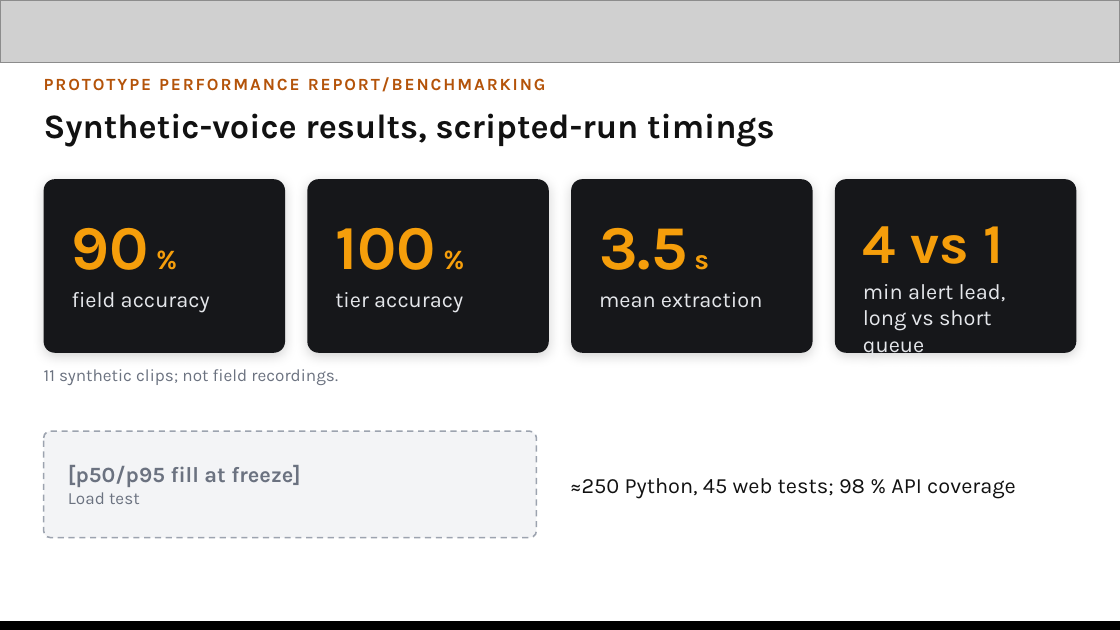
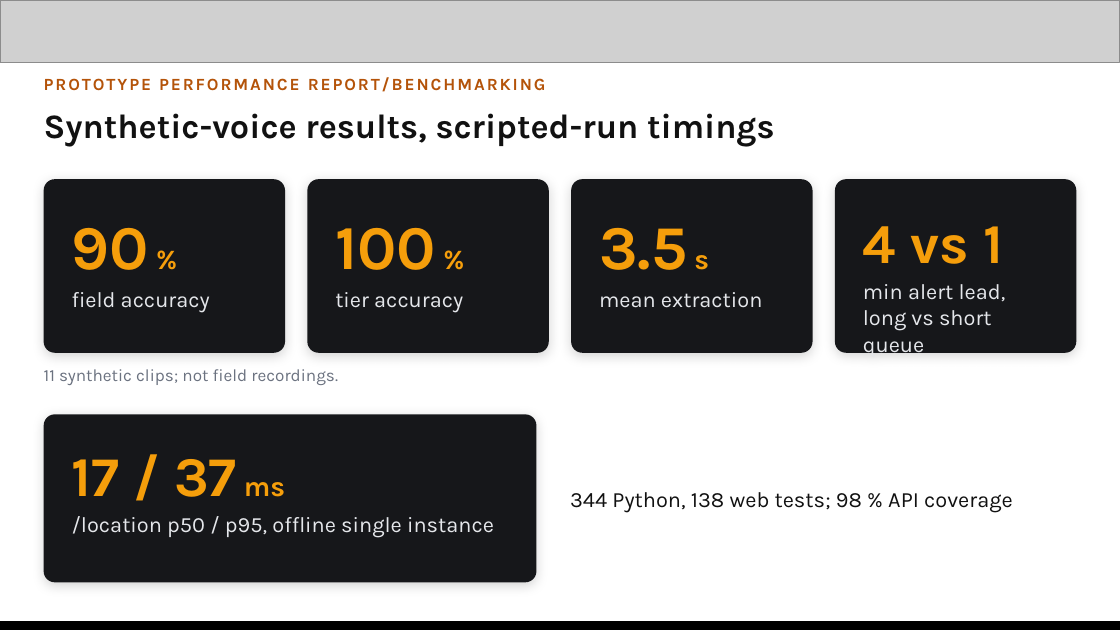
Before and after one commit to Nandish3010/ideal-disco, a slide deck: slide 12 of deck/Green-Corridor-Submission.pptx. Drawn at 1120x630 pixels with LibreOffice and Linux fonts; fonts in the diff are those of the drawing; grey boxes stand for pictures. Boxes give left, top, right and bottom in pixels: in the first picture for what was removed or moved away, otherwise in the second. Text is boxed around its words. In the diff, an @@ line names an element or a change of style, - is before the commit and + after.

Commit message:
Deck: load-test and test-footprint figures

```diff
--- a/deck/Green-Corridor-Submission.pptx
+++ b/deck/Green-Corridor-Submission.pptx
@@ rounded rectangle "17 / 37 ms": place and size @@
-rounded rectangle "17 / 37 ms" at box(44, 431, 536, 538)
+rounded rectangle "17 / 37 ms" at box(44, 414, 536, 582)
@@ rounded rectangle "17 / 37 ms" at box(44, 414, 536, 582): vertical alignment middle to top; fill #F3F4F6 to #16171A; outline #9CA3AF 1 pt dashed to none; shadow on; proportions changed @@
@@ text in rounded rectangle at box(72, 459, 494, 538): text changed; text colour #6B7280 to #E5E7EB; bold off @@
-[p50/p95 fill at freeze]
-Load test
+17 / 37 ms
+/location p50 / p95, offline single instance
@@ text at box(570, 492, 1013, 513): text changed @@
-≈250 Python, 45 web tests; 98 % API coverage
+344 Python, 138 web tests; 98 % API coverage
```
Also in this commit, not shown: 3 other files.
